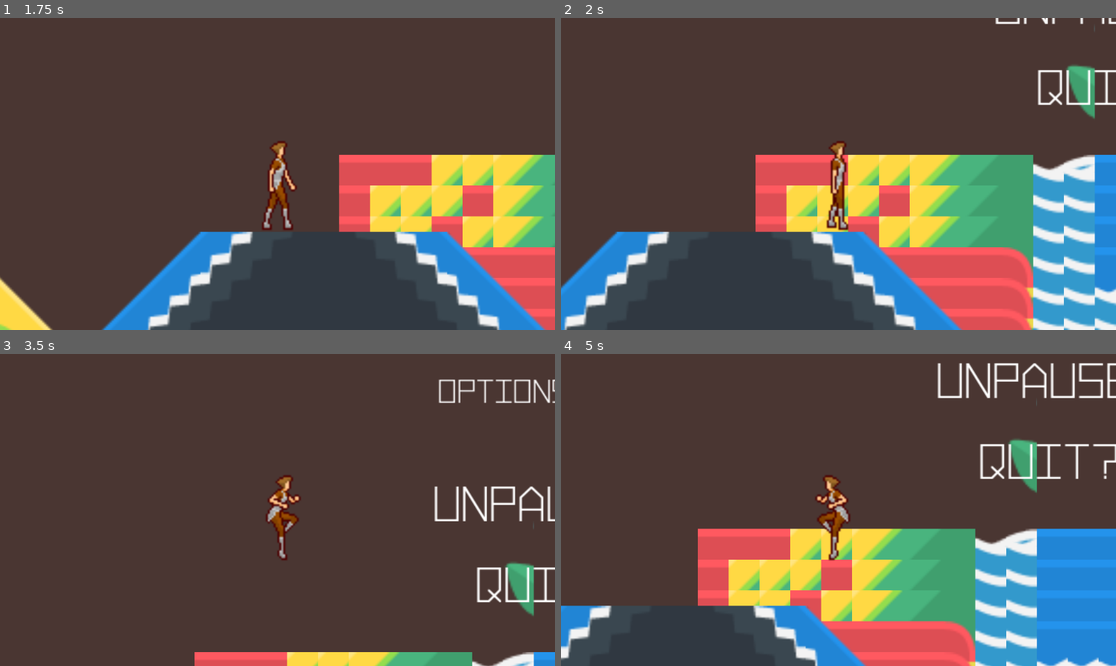
Above: before the commit, frames 1-4 (two rows, left to right).
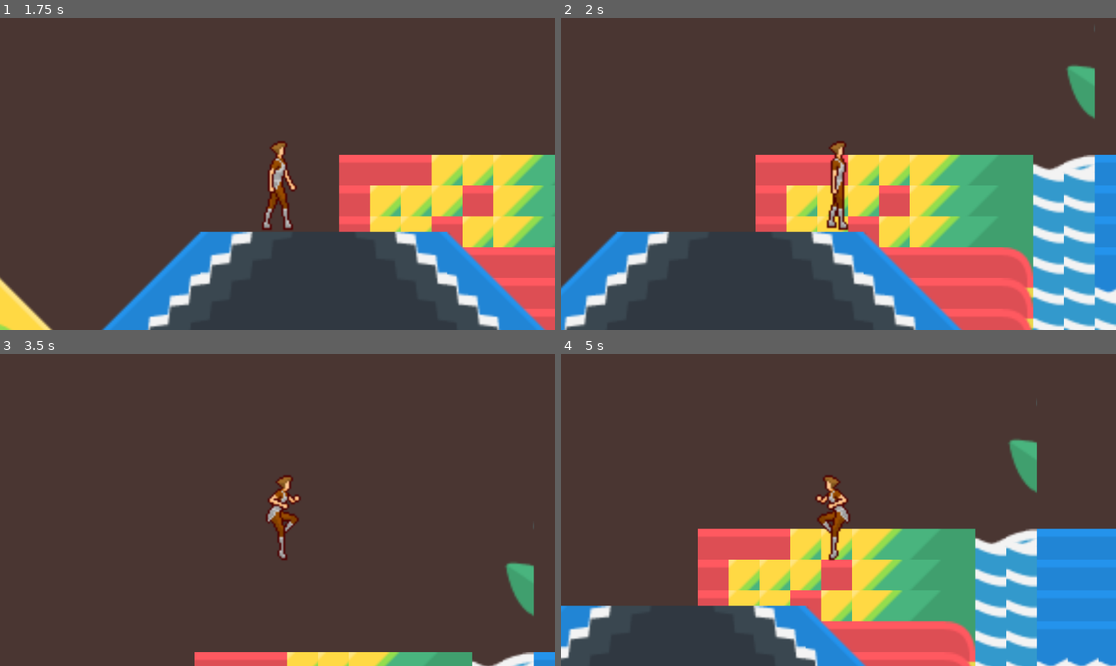
Above: after the commit, the same moments.

Repository: ThomNichol/2D-Platformer
Game: Godot game, scene res://Level 1.tscn
Same seed, same stepped clock (60 frames per second), same inputs: the game is played once before the commit and once after it. This scene is started directly instead of the project's main scene.
Inputs:
- Up to frame 1 (1.75 s): hold D (Right) from 0.53 s (still down); tap Space (Jump) at 0.77, 1.52 s; tap Enter at 1.25 s
- Up to frame 2 (2 s): keep holding D (Right)
- Up to frame 3 (3.5 s): release D (Right) at 2.03 s; hold A (Left) 2.03-2.78 s; hold D (Right) from 2.78 s (still down); tap Space (Jump) at 3.02 s
- Up to frame 4 (5 s): tap Space (Jump) at 3.77, 4.52 s; release D (Right) at 4.28 s; hold A (Left) from 4.28 s (still down)

Frame 1 is identical in both runs. In frame 2, 0.7% of the frame differs, in the area x 78-100%, y 0-29%; in frame 3, 1.9%, in the area x 78-100%, y 8-80%; in frame 4, 1.9%.

Commit message:
Project 4 WIP (Almost Done!)

Diff:
--- a/Global.gd
+++ b/Global.gd
@@ -12,3 +12,9 @@
 	var hud = get_node_or_null("/root/Coins")
 	if hud != null:
 		hud.update_score()
+
+func end_game(success):
+	if success:
+		get_tree().change_scene_to_file("res://Game_End.tscn")
+	else:
+		get_tree().change_scene_to_file("res://Game_End.tscn")
--- a/Level 1.tscn
+++ b/Level 1.tscn
@@ -1,11 +1,10 @@
-[gd_scene load_steps=21 format=3 uid="uid://bv50sncfcp13l"]
+[gd_scene load_steps=20 format=3 uid="uid://bv50sncfcp13l"]
 
 [ext_resource type="Texture2D" uid="uid://cdgw7vgj2461y" path="res://Assets/tilesheet_complete.png" id="1_hbmea"]
+[ext_resource type="Script" path="res://Level1.gd" id="1_tj1sx"]
 [ext_resource type="Texture2D" uid="uid://b6e4dfmkqg3k7" path="res://Assets/coin_36.png" id="2_x2ofi"]
 [ext_resource type="PackedScene" uid="uid://dkroiytusp6gy" path="res://Player/player_container.tscn" id="3_opmhr"]
 [ext_resource type="Script" path="res://Camera.gd" id="4_mo4is"]
-[ext_resource type="FontFile" uid="uid://b3g4ewqhw5wbs" path="res://Assets/Hyperspace Bold.otf" id="5_exsmx"]
-[ext_resource type="Script" path="res://Menu.gd" id="5_vyemu"]
 [ext_resource type="AudioStream" uid="uid://lyvuo0brnqwo" path="res://Assets/Medieval Craze.wav" id="7_dgjo2"]
 [ext_resource type="Texture2D" uid="uid://40qr8x1b26d4" path="res://Assets/coin_10.png" id="7_o8ohu"]
 [ext_resource type="PackedScene" uid="uid://cwpbbn2dirj6d" path="res://Levels/door.tscn" id="8_0mmfq"]
@@ -1211,6 +1210,7 @@
 sources/1 = SubResource("TileSetAtlasSource_v53wj")
 
 [node name="Game" type="Node2D"]
+script = ExtResource("1_tj1sx")
 metadata/_edit_horizontal_guides_ = []
 
 [node name="Background" type="TileMap" parent="."]
@@ -1242,59 +1242,9 @@
 [node name="Camera" type="Camera2D" parent="."]
 script = ExtResource("4_mo4is")
 
-[node name="Menu" type="Control" parent="."]
-layout_mode = 3
-anchors_preset = 0
-offset_left = 1040.0
-offset_top = -74.0
-offset_right = 1080.0
-offset_bottom = -34.0
-script = ExtResource("5_vyemu")
-
-[node name="Options" type="Label" parent="Menu"]
-layout_mode = 0
-offset_left = -676.0
-offset_top = 16.0
-offset_right = -247.0
-offset_bottom = 205.0
-theme_override_fonts/font = ExtResource("5_exsmx")
-text = "Options Menu"
-horizontal_alignment = 1
-vertical_alignment = 3
-
-[node name="Unpause" type="Button" parent="Menu"]
-layout_mode = 0
-offset_right = 8.0
-offset_bottom = 8.0
-
-[node name="Quit" type="Button" parent="Menu"]
-layout_mode = 0
-offset_right = 8.0
-offset_bottom = 8.0
-
-[node name="Quit2" type="Label" parent="Menu"]
-layout_mode = 0
-offset_left = -501.0
-offset_top = 111.0
-offset_right = -426.0
-offset_bottom = 144.0
-theme_override_fonts/font = ExtResource("5_exsmx")
-theme_override_font_sizes/font_size = 24
-text = "Quit?"
-
-[node name="Unpause3" type="Label" parent="Menu"]
-layout_mode = 0
-offset_left = -523.0
-offset_top = 69.0
-offset_right = -403.0
-offset_bottom = 102.0
-theme_override_fonts/font = ExtResource("5_exsmx")
-theme_override_font_sizes/font_size = 24
-text = "Unpause?"
-
 [node name="Door" parent="." instance=ExtResource("8_0mmfq")]
 
-[node name="MusicLevel1" type="AudioStreamPlayer" parent="."]
+[node name="MedievalCraze" type="AudioStreamPlayer" parent="."]
 stream = ExtResource("7_dgjo2")
 
 [node name="Coins" type="TileMap" parent="."]
--- /dev/null
+++ b/Level1.gd
@@ -0,0 +1,15 @@
+extends Node2D
+
+
+# Called when the node enters the scene tree for the first time.
+func _ready():
+	pass # Replace with function body.
+
+
+# Called every frame. 'delta' is the elapsed time since the previous frame.
+func _process(delta):
+	pass
+
+func hit(_ball):
+	var MedievalCraze = get_node("/root/Game/MedievalCraze")
+	MedievalCraze.play()
